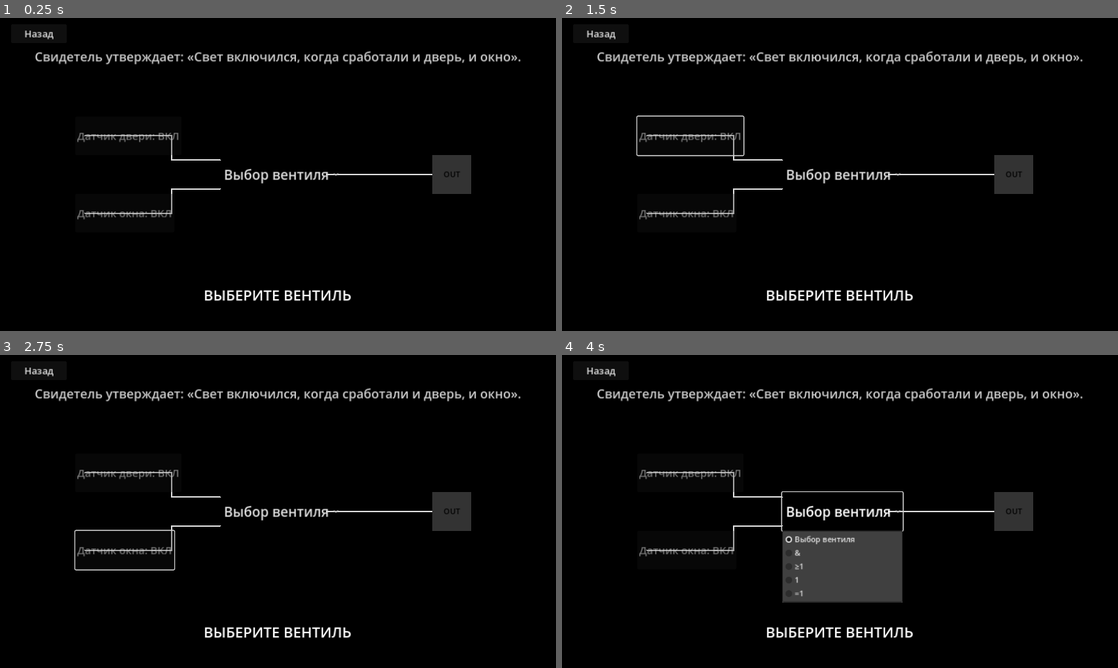
Above: before the commit, frames 1-4 (two rows, left to right).
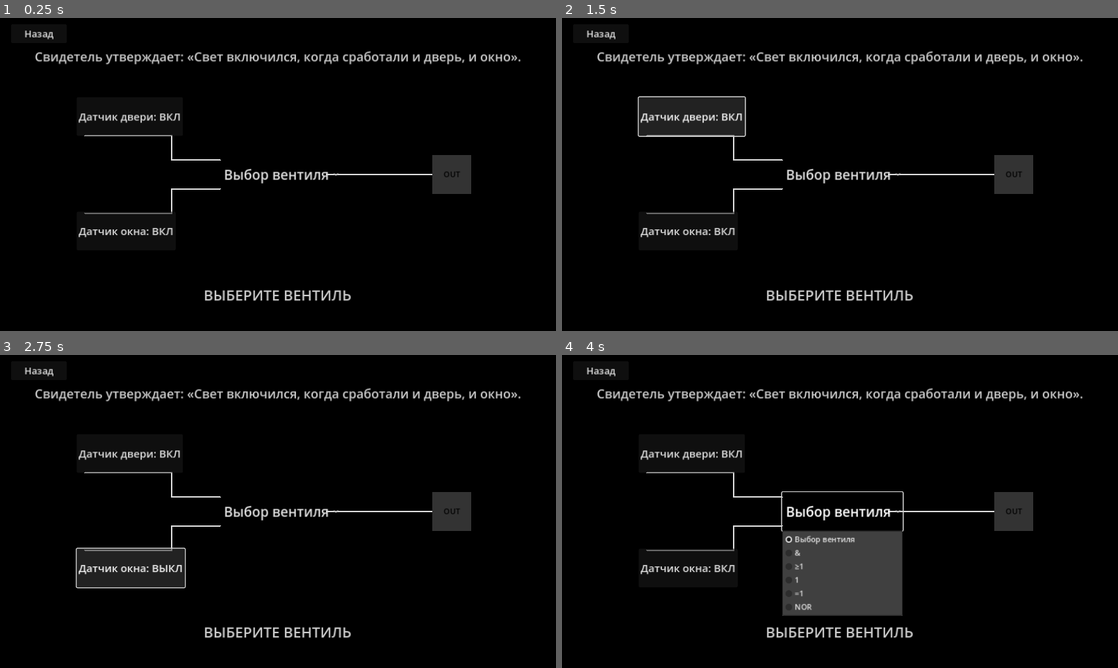
Above: after the commit, the same moments.

Repository: Nurik-dotcom/untmatric
Game: Godot game, scene res://scenes/LogicQuestA.tscn
Two runs of this game, one before a commit and one after it. Both use one fixed random seed, a clock stepped at 60 frames per second and the inputs below. This scene is started directly instead of the project's main scene.
Inputs (mouse positions are in pixels of both pictures, inside the frame that each line leads up to):
- Up to frame 1 (0.25 s): no input
- Up to frame 2 (1.5 s): click (689, 115) at 0.5 s, where only the run after the commit has a clickable "Датчик двери: ВКЛ"; click (695, 115) at 1.25 s, where only the run after the commit has a clickable "Датчик двери: ВЫКЛ"
- Up to frame 3 (2.75 s): click (127, 567) at 2 s, where only the run after the commit has a clickable "Датчик окна: ВКЛ"
- Up to frame 4 (4 s): click (695, 567) at 2.75 s, where only the run after the commit has a clickable "Датчик окна: ВЫКЛ"; click "Выбор вентиля" at 3.5 s

The runs differ from the first frame. In frame 1, 1.3% of the frame differs, in the area x 13-64%, y 30-91%; in frame 2, 3.6%, in the area x 13-64%, y 24-91%; in frame 3, 3.5%; in frame 4, 2.3%.

Commit message:
detector 2

Diff:
--- a/scenes/LogicQuestA.gd
+++ b/scenes/LogicQuestA.gd
@@ -1,11 +1,12 @@
 extends Control
 
-enum GateType { NONE, AND, OR, NOT, XOR }
+enum GateType { NONE, AND, OR, NOT, XOR, NOR }
 
 var input_a: bool = false
 var input_b: bool = false
 var target_output: bool = true
 var selected_gate: GateType = GateType.NONE
+var current_quest_idx: int = 0
 
 @onready var lamp = $BoardContainer/Lamp
 @onready var result_label = $ResultLabel
@@ -16,10 +17,11 @@
 @onready var back_button = $BackButton
 
 const STORY_1 = "\u0421\u0432\u0438\u0434\u0435\u0442\u0435\u043b\u044c \u0443\u0442\u0432\u0435\u0440\u0436\u0434\u043 …(266 unchanged characters)…
-const STORY_2 = "\u0414\u0435\u0442\u0435\u043a\u0442\u043e\ …(246 unchanged characters)… 430\u043a\u0442\u0438\u0432\u0435\u043d."
+const STORY_2 = "\u0414\u0435\u0442\u0435\u043a\u0442\u043e\ …(246 unchanged characters)… 430\u043a\u0442\u0438\u0432\u0435\u043d. (\u042d\u0442\u043e NOR)"
 const RESULT_OK = "\u0423\u041b\u0418\u041a\u0410 \u041f\u041e\u0414\u0422\u0412\u0415\u0420\u0416\u0414\u0415\u041d\u0410"
 const RESULT_BAD = "\u041f\u0420\u041e\u0422\u0418\u0412\u041e\u0420\u0415\u0427\u0418\u0415..."
 const RESULT_WAIT = "\u0412\u042b\u0411\u0415\u0420\u0418\u0422\u0415 \u0412\u0415\u041d\u0422\u0418\u041b\u042c"
+const RESULT_MISMATCH = "\u0412\u0415\u041d\u0422\u0418\u041b\u042c \u041d\u0415 \u0421\u041e\u041e\u0422\u0412\u0415\u0422\u0421\u0422\u0412\u0423\u0415\u0422 \u0421\u042e\u0416\u0415\u0422\u0423"
 
 const INPUT_A_ON = "\u0414\u0430\u0442\u0447\u0438\u043a \u0434\u0432\u0435\u0440\u0438: \u0412\u041a\u041b"
 const INPUT_A_OFF = "\u0414\u0430\u0442\u0447\u0438\u043a \u0434\u0432\u0435\u0440\u0438: \u0412\u042b\u041a\u041b"
@@ -31,10 +33,19 @@
 const GATE_OR = "\u22651"
 const GATE_NOT = "1"
 const GATE_XOR = "=1"
+const GATE_NOR = "NOR"
 
 var quests = [
-	{"text": STORY_1, "a": true, "b": true, "target": true},
-	{"text": STORY_2, "a": true, "b": false, "target": false}
+	{
+		"text": STORY_1,
+		"a": true, "b": true, "target": true,
+		"truth": { "00": false, "01": false, "10": false, "11": true }
+	},
+	{
+		"text": STORY_2,
+		"a": true, "b": false, "target": false,
+		"truth": { "00": true, "01": false, "10": false, "11": false }
+	}
 ]
 
 func _ready():
@@ -49,16 +60,20 @@
 	gate_selector.add_item(GATE_OR, GateType.OR)
 	gate_selector.add_item(GATE_NOT, GateType.NOT)
 	gate_selector.add_item(GATE_XOR, GateType.XOR)
+	gate_selector.add_item(GATE_NOR, GateType.NOR)
 
 func _setup_inputs():
-	input_a_btn.disabled = true
-	input_b_btn.disabled = true
+	input_a_btn.disabled = false
+	input_b_btn.disabled = false
 	back_button.text = "\u041d\u0430\u0437\u0430\u0434"
 	result_label.text = RESULT_WAIT
+	input_a_btn.pressed.connect(_on_input_a_pressed)
+	input_b_btn.pressed.connect(_on_input_b_pressed)
 
 func setup_quest(idx: int):
 	if idx >= quests.size():
 		idx = 0
+	current_quest_idx = idx
 	var q = quests[idx]
 	story_label.text = q.text
 	input_a = q.a
@@ -70,6 +85,7 @@
 	lamp.color = Color(0.2, 0.2, 0.2)
 	result_label.text = RESULT_WAIT
 	_update_input_labels()
+	result_label.add_theme_color_override("font_color", Color(0.8, 0.8, 0.8))
 
 func _update_input_labels():
 	input_a_btn.text = INPUT_A_ON if input_a else INPUT_A_OFF
@@ -86,33 +102,70 @@
 			current_output = not input_a
 		GateType.XOR:
 			current_output = input_a != input_b
+		GateType.NOR:
+			current_output = not (input_a or input_b)
 		_:
 			current_output = false
 
 	return current_output
 
 func _on_gate_selected(index):
-	selected_gate = index as GateType
+	selected_gate = gate_selector.get_item_id(index) as GateType
 
 	if selected_gate == GateType.NONE:
 		lamp.color = Color(0.2, 0.2, 0.2)
 		result_label.text = RESULT_WAIT
 		return
 
-	var output = check_logic()
-	var is_correct = (output == target_output)
+	var is_correct = _validate_gate_against_story(selected_gate)
 
-	if output:
-		lamp.color = Color(1, 1, 1)
-	else:
-		lamp.color = Color(0.15, 0.15, 0.15)
+	lamp.color = Color(1, 1, 1) if is_correct else Color(0.15, 0.15, 0.15)
 
 	if is_correct:
 		result_label.add_theme_color_override("font_color", Color(0.7, 1, 0.7))
 		result_label.text = RESULT_OK
 	else:
 		result_label.add_theme_color_override("font_color", Color(1, 0.5, 0.5))
-		result_label.text = RESULT_BAD
+		result_label.text = RESULT_MISMATCH
 
 func _on_back_button_pressed():
 	get_tree().change_scene_to_file("res://scenes/QuestSelect.tscn")
+
+func _on_input_a_pressed():
+	input_a = not input_a
+	_update_input_labels()
+
+func _on_input_b_pressed():
+	input_b = not input_b
+	_update_input_labels()
+
+func _validate_gate_against_story(gate: GateType) -> bool:
+	var q = quests[current_quest_idx]
+	if "truth" not in q:
+		return check_logic() == target_output
+
+	var saved_a = input_a
+	var saved_b = input_b
+	var saved_gate = selected_gate
+	selected_gate = gate
+
+	var truth = q.truth
+	for a in [false, true]:
+		for b in [false, true]:
+			input_a = a
+			input_b = b
+			var key = str(int(a)) + str(int(b))
+			if key in truth:
+				var expected = truth[key]
+				var actual = check_logic()
+				if actual != expected:
+					input_a = saved_a
+					input_b = saved_b
+					selected_gate = saved_gate
+					return false
+
+	input_a = saved_a
+	input_b = saved_b
+	selected_gate = saved_gate
+	_update_input_labels()
+	return true
--- a/scenes/LogicQuestA.tscn
+++ b/scenes/LogicQuestA.tscn
@@ -22,6 +22,7 @@
 
 [node name="StoryLabel" type="Label" parent="."]
 layout_mode = 1
+anchors_preset = -1
 anchor_left = 0.05
 anchor_top = 0.05
 anchor_right = 0.95
@@ -35,6 +36,7 @@
 
 [node name="BoardContainer" type="Control" parent="."]
 layout_mode = 1
+anchors_preset = 8
 anchor_left = 0.5
 anchor_top = 0.5
 anchor_right = 0.5
@@ -68,22 +70,24 @@
 end_cap_mode = 2
 
 [node name="InputA_Btn" type="Button" parent="BoardContainer"]
-offset_left = 0.0
-offset_top = 40.0
-offset_right = 200.0
-offset_bottom = 120.0
+layout_mode = 0
+offset_left = 3.0
+offset_right = 203.0
+offset_bottom = 80.0
 theme_override_font_sizes/font_size = 22
 text = "Input A"
 
 [node name="InputB_Btn" type="Button" parent="BoardContainer"]
-offset_left = 0.0
-offset_top = 200.0
-offset_right = 200.0
-offset_bottom = 280.0
+layout_mode = 0
+offset_left = 3.0
+offset_top = 237.0
+offset_right = 203.0
+offset_bottom = 317.0
 theme_override_font_sizes/font_size = 22
 text = "Input B"
 
 [node name="GateSelector" type="OptionButton" parent="BoardContainer"]
+layout_mode = 0
 offset_left = 300.0
 offset_top = 120.0
 offset_right = 520.0
@@ -92,6 +96,7 @@
 flat = true
 
 [node name="Lamp" type="ColorRect" parent="BoardContainer"]
+layout_mode = 0
 offset_left = 740.0
 offset_top = 120.0
 offset_right = 820.0
@@ -112,6 +117,7 @@
 
 [node name="ResultLabel" type="Label" parent="."]
 layout_mode = 1
+anchors_preset = -1
 anchor_left = 0.1
 anchor_top = 0.82
 anchor_right = 0.9
@@ -123,6 +129,7 @@
 
 [node name="BackButton" type="Button" parent="."]
 layout_mode = 1
+anchors_preset = -1
 anchor_left = 0.02
 anchor_top = 0.02
 anchor_right = 0.12
Not shown: 2 places in scenes/LogicQuestA.tscn that only renumber resources
